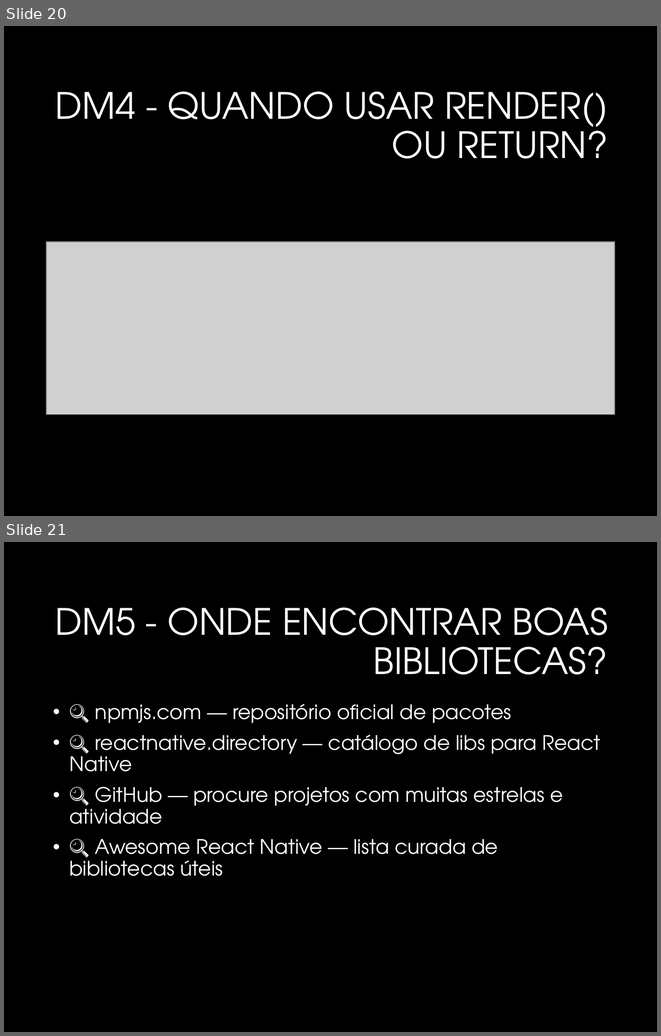
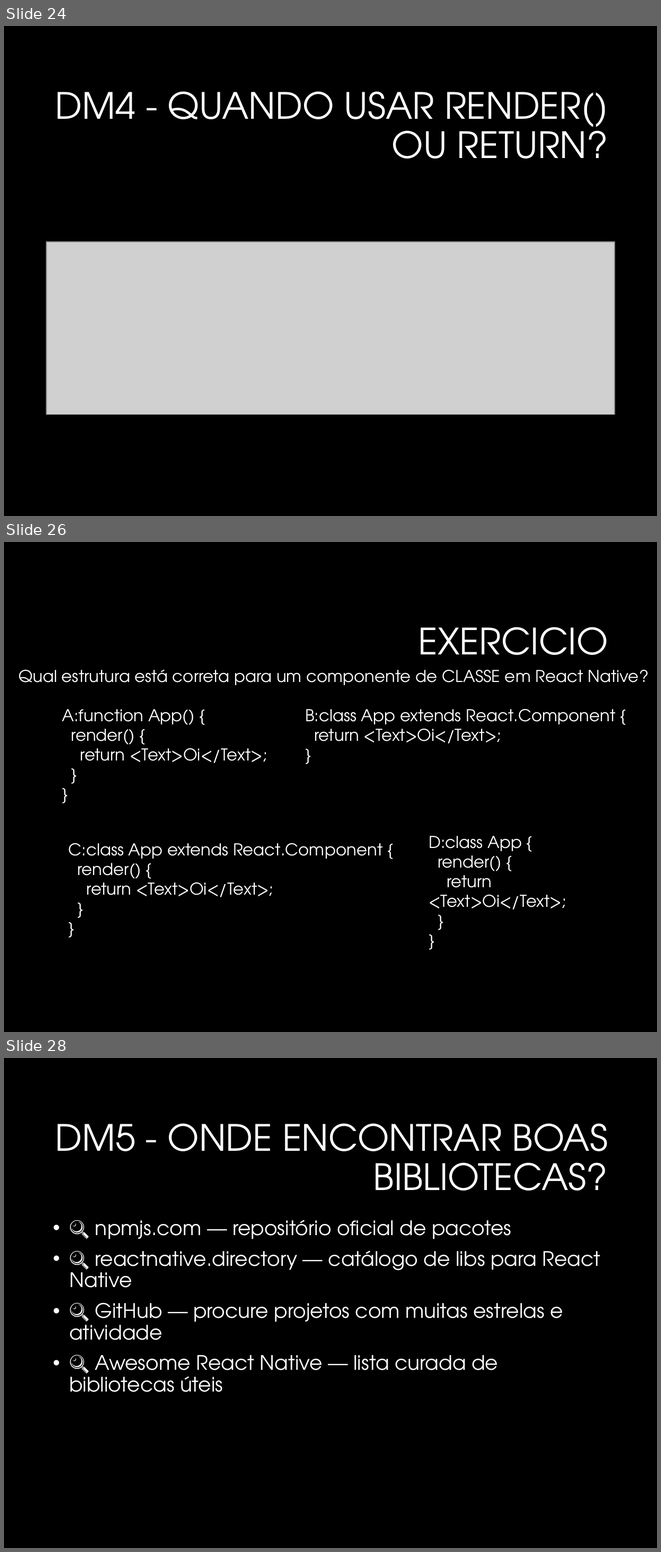
Before and after one commit to profpmarinho/2TDSPK-2025, a slide deck: Revisao/Aula1_Revisao_ReactNative.pptx. Shown one above the other, each under a label of ours: slides 20 and 21 before the commit, slides 24, 26 and 28 after it; the slides between them are not shown. The pictures are 661x1036 and 661x1552 pixels, drawn with LibreOffice and Linux fonts; fonts in the diff are those of the drawing; grey boxes stand for pictures; background and template pictures are left out. Boxes give left, top, right and bottom in pixels: in the first picture for what was removed or moved away, otherwise in the second. Text is boxed around its words. In the diff, an @@ line names an element or a change of style, - is before the commit and + after.

```diff
--- a/Revisao/Aula1_Revisao_ReactNative.pptx
+++ b/Revisao/Aula1_Revisao_ReactNative.pptx
@@ slide 26 added at [4,542,657,1032], background #000000 @@
@@ title added at [418,627,608,671], 40 pt, text #FFFFFF @@
+EXERCICIO
@@ text added at [19,669,648,685], 18 pt, text #FFFFFF @@
+Qual estrutura está correta para um componente de CLASSE em React Native?
@@ text added at [62,709,267,763], 18 pt, text #FFFFFF @@
+A:function App() {
+render() {
+return <Text>Oi</Text>;
+}
+}
@@ text added at [305,709,615,743], 18 pt, text #FFFFFF @@
+B:class App extends React.Component {
+return <Text>Oi</Text>;
+}
@@ text added at [69,843,382,897], 18 pt, text #FFFFFF @@
+C:class App extends React.Component {
+render() {
+return <Text>Oi</Text>;
+}
+}
@@ text added at [429,836,566,909], 18 pt, text #FFFFFF @@
+D:class App {
+render() {
+return <Text>Oi</Text>;
+}
+}
@@ what was slide 20 is now slide 24 @@
@@ what was slide 21 is now slide 28 @@
```
Also in this commit, not shown: 3 slides changed, 8 other slides added, 6 other files.
